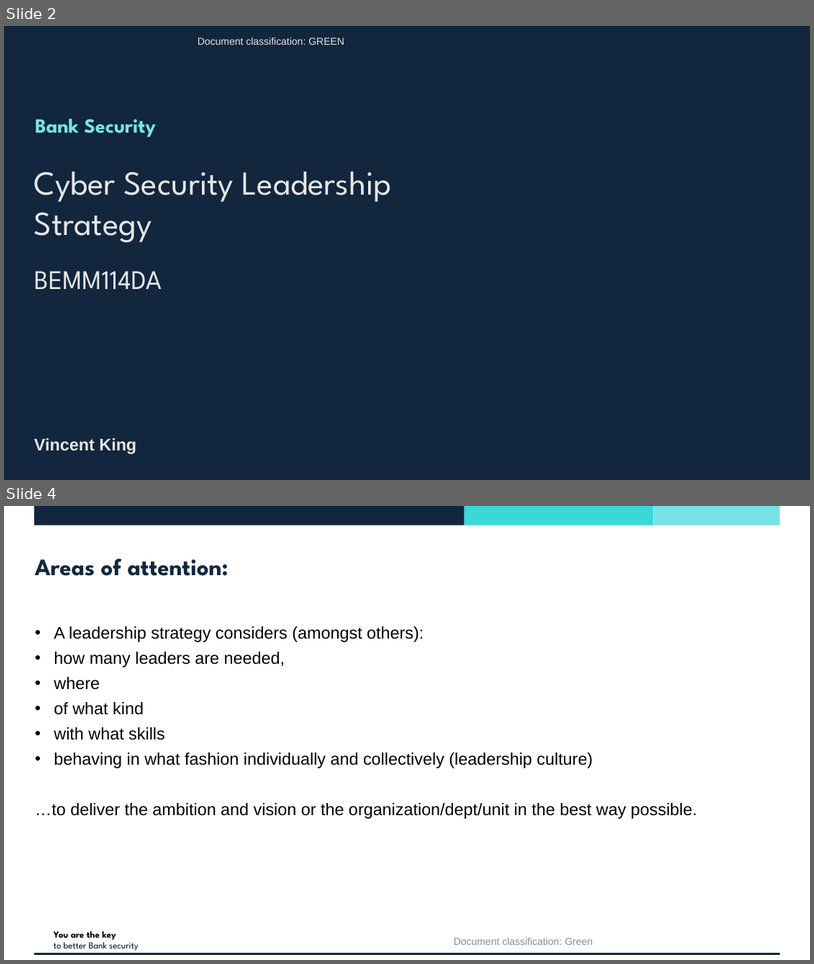
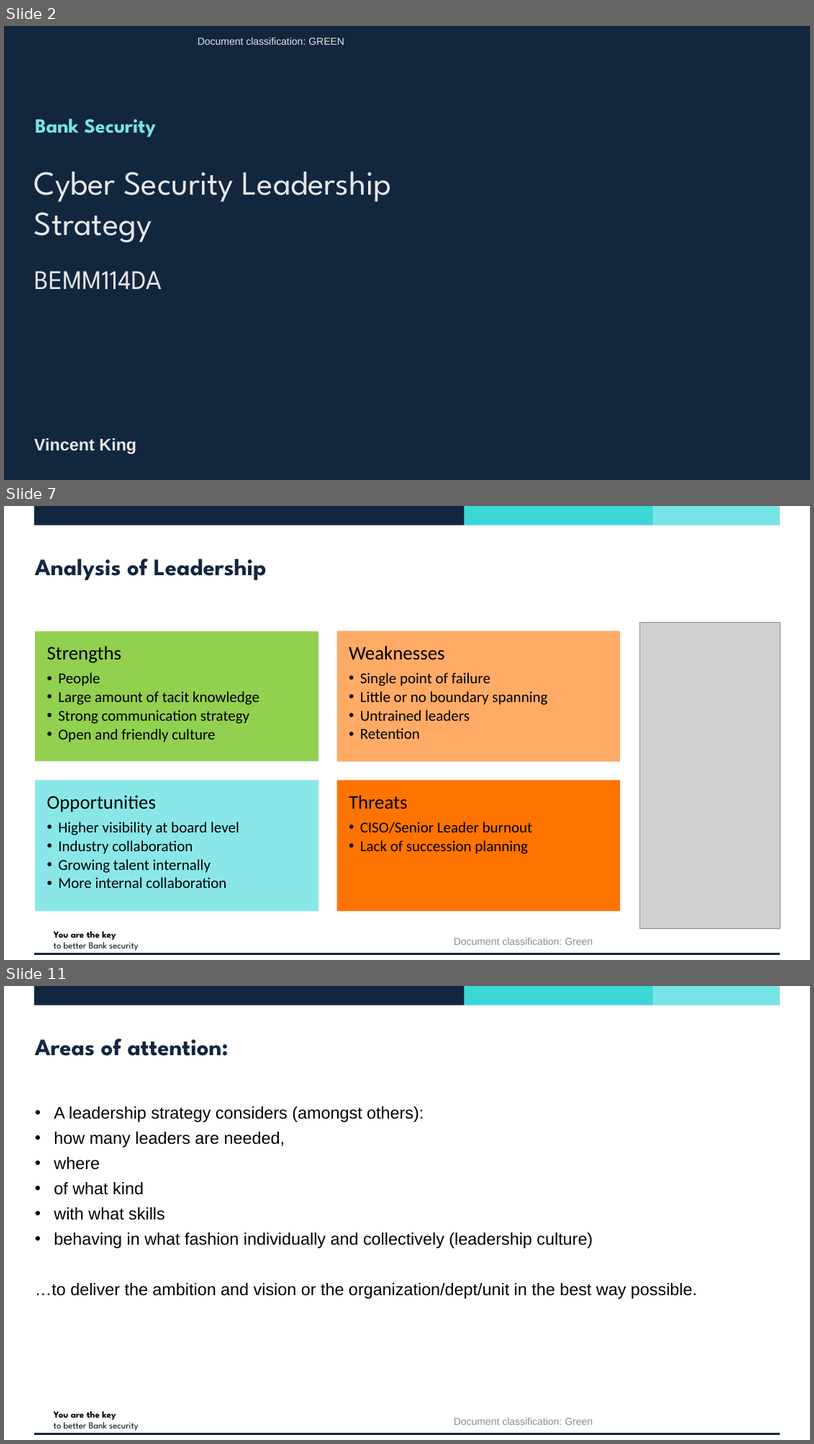
Before and after one commit to vincentjking/Presentations, a slide deck: Exeter MBA/1SLA23 - Leading People and Organisations/Assignment 2/Assignment 2 - BoE Cyber Security Leadership Strategy.pptx. Shown one above the other, each under a label of ours: slides 2 and 4 before the commit, slides 2, 7 and 11 after it; the slides between them are not shown. The pictures are 814x964 and 814x1444 pixels, drawn with LibreOffice and Linux fonts; fonts in the diff are those of the drawing; grey boxes stand for pictures; background and template pictures are left out. Boxes give left, top, right and bottom in pixels: in the first picture for what was removed or moved away, otherwise in the second. Text is boxed around its words. In the diff, an @@ line names an element or a change of style, - is before the commit and + after.

```diff
--- a/Exeter MBA/1SLA23 - Leading People and Organisations/Assignment 2/Assignment 2 - BoE Cyber Security Leadership Strategy.pptx
+++ b/Exeter MBA/1SLA23 - Leading People and Organisations/Assignment 2/Assignment 2 - BoE Cyber Security Leadership Strategy.pptx
@@ slide 7 added at [4, 506, 810, 960], background #FFFFFF; not listed: 5 template elements that a slide beside it also shows @@
@@ title added at [35, 559, 267, 580], 28 pt, text #12273F, bold @@
+Analysis of Leadership
@@ picture added at [640, 622, 782, 928] @@
@@ group added at [35, 631, 621, 911]: 4 rectangles, 4 texts @@
+Strengths
+  • People
+  • Large amount of tacit knowledge
+  • Strong communication strategy
+  • Open and friendly culture
+Weaknesses
+  • Single point of failure
+  • Little or no boundary spanning
+  • Untrained leaders
+  • Retention
+Opportunities
+  • Higher visibility at board level
+  • Industry collaboration
+  • Growing talent internally
+  • More internal collaboration
+Threats
+  • CISO/Senior Leader burnout
+  • Lack of succession planning
@@ text added at [454, 937, 593, 944], 12 pt, text #8C8C8C @@
+Document classification: Green
@@ what was slide 4 is now slide 11 @@
```
Also in this commit, not shown: 2 slides changed, 5 other slides added, 1 slide removed, 10 other files.
